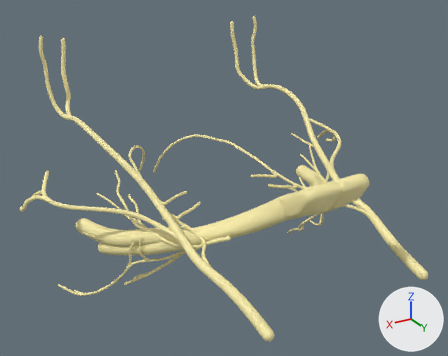
Renders of the glTF model modelos/cabeza-nervio.glb from each side of a commit.
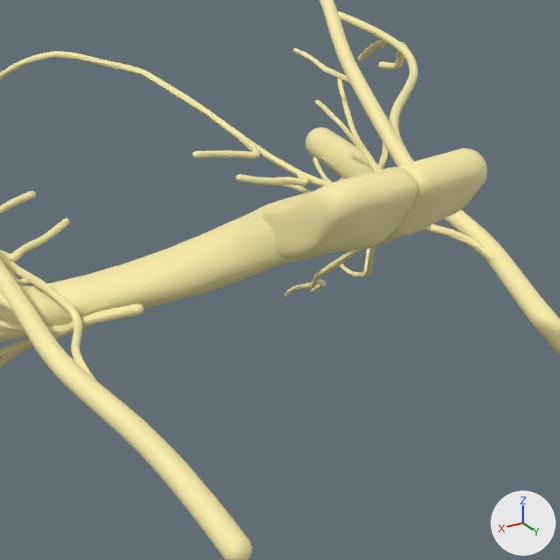
Each version is shown whole from a 50 mm lens placed at (0.0679, 0.1132, 0.0539), pointed at (0.0005, 0.0008, -0.0023), then close up on the part from 39% to 89% of the width and 32% to 95% of the height. Lighting does not change. The marker at lower right points along +X, +Y and +Z. The first two pictures are the older version. Where no turn or scale is listed for an object, it has been applied to the vertices.

The first close-up shows 'nervio_oculomotor_derecho', 'nervio_oculomotor_izquierdo', 'nervio_oftalmico_derecha_y_sus_ramas', 'nervio_oftalmico_izquierda_y_sus_ramas', 'nervio_optico_derecho', 'nervio_optico_izquierdo', 'quiasma_optico' and 1 more.
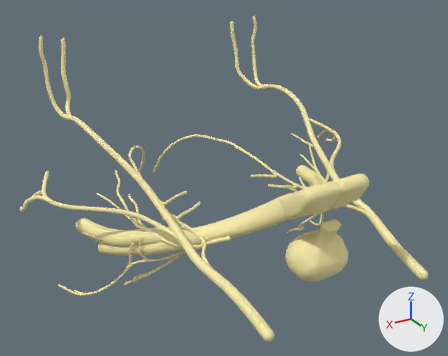
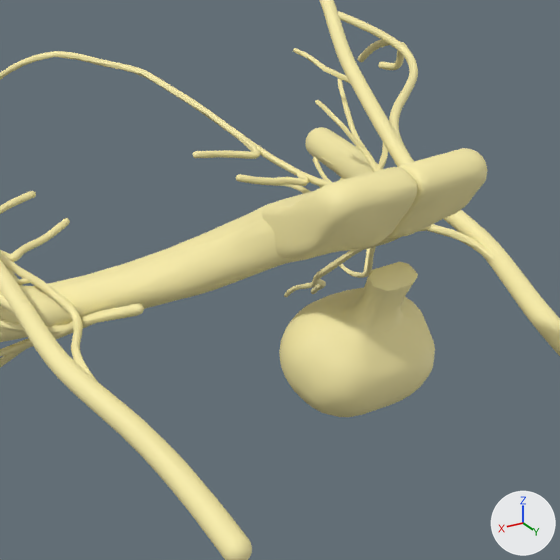
Where the newer file only moved an object's origin or applied its transform, the numbers keep the older frame.

What the commit changed:
Mesh me_hipofisis is new.
It has 409 vertices, 814 faces and spans x -0.00616..0.00616, y -0.00473..0.00473, z -0.00647..0.00647.
It uses material mat_nervio (beige #f9edaa).
Object 'hipofisis' (ob_hipofisis) is new; it shows me_hipofisis.
Its location is (0.00002, 0.03415, -0.00412).

Changed parts and their boxes [x1, y1, x2, y2] in the close-ups (560 x 560 px):
'hipofisis', added (beige)
    after: [279, 262, 435, 417]
